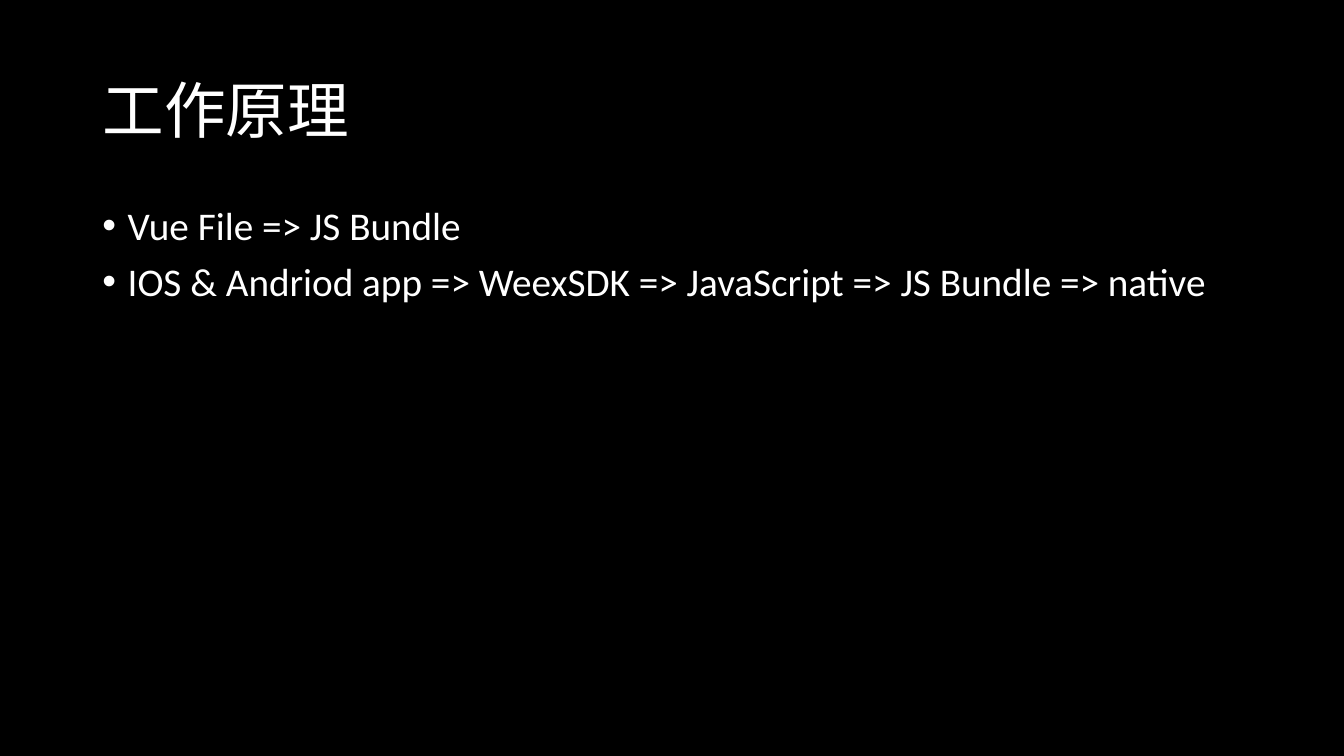
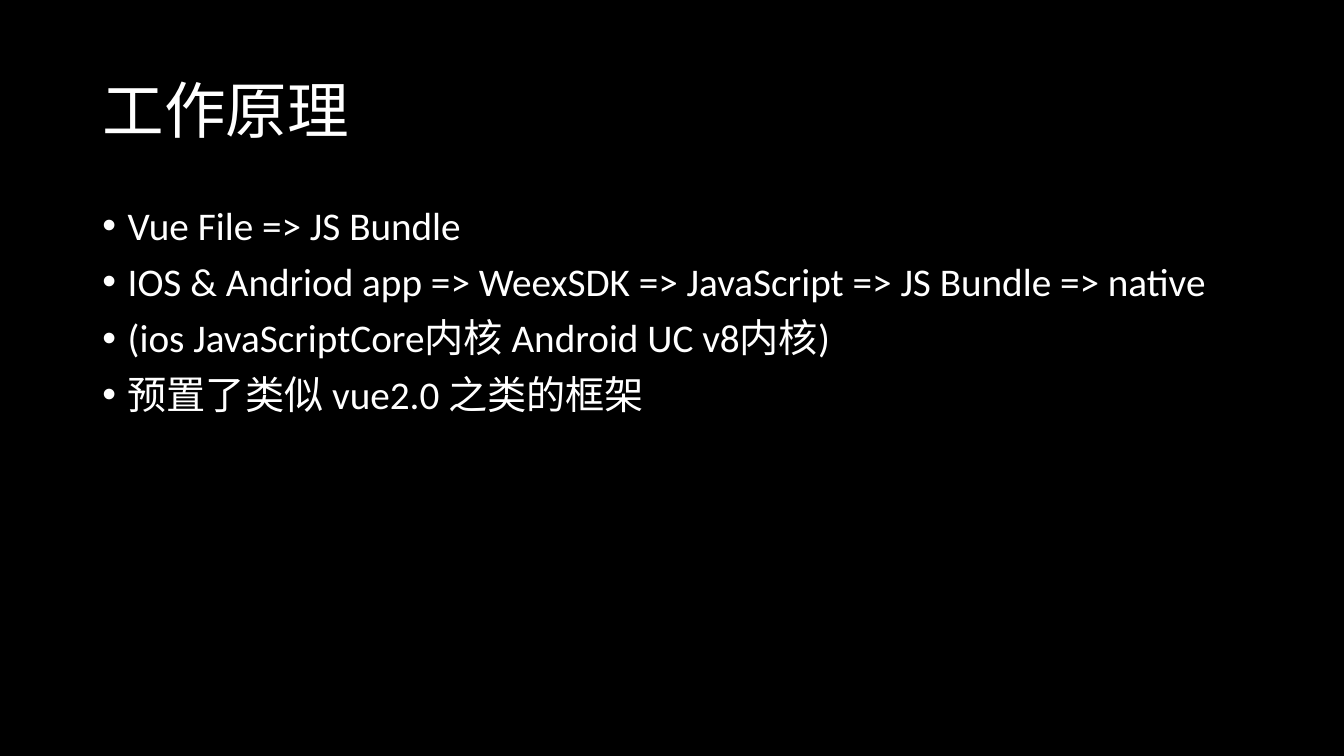
Before and after one commit to radiofly19841018/demo-weex, a slide deck: slide 4 of ppt/演示文稿1.pptx. Drawn at 1344x756 pixels with LibreOffice and Linux fonts; fonts in the diff are those of the drawing. Boxes give left, top, right and bottom in pixels: in the first picture for what was removed or moved away, otherwise in the second. Text is boxed around its words. In the diff, an @@ line names an element or a change of style, - is before the commit and + after.

Commit message:
ppt

```diff
--- a/ppt/演示文稿1.pptx
+++ b/ppt/演示文稿1.pptx
@@ text at box(128, 320, 830, 413): paragraphs added @@
+• (ios JavaScriptCore内核 Android UC v8内核)
+• 预置了类似 vue2.0 之类的框架
```
Also in this commit, not shown: 6 slides added, 2 slides removed.
